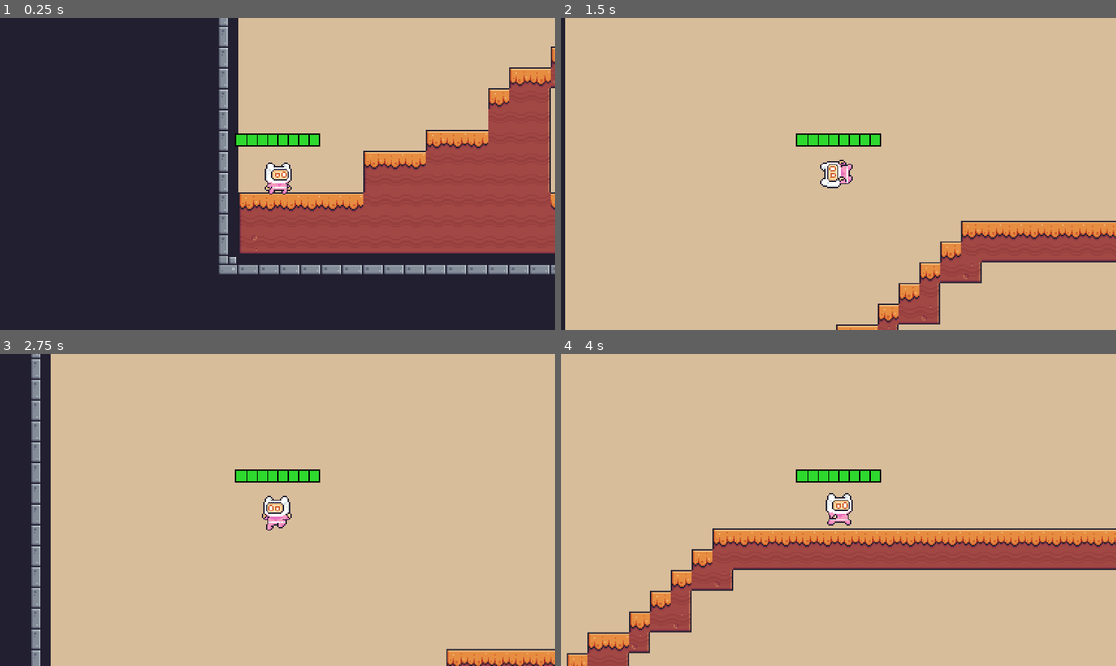
Above: before the commit, frames 1-4 (two rows, left to right).
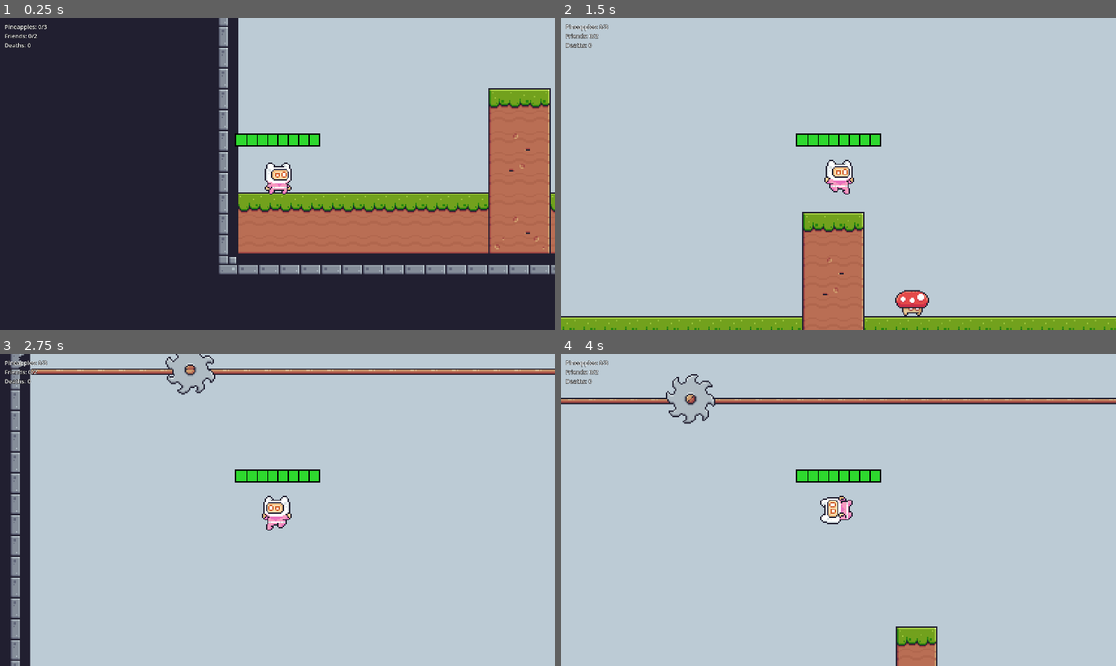
Above: after the commit, the same moments.

Repository: higginscameron/CSCI-4350-Project
Game: Godot game, scene res://scenes/level_1.tscn
Same seed, same stepped clock (60 frames per second), same inputs: the game is played once before the commit and once after it. Before the commit the project starts from res://scenes/level_2.tscn. Sound files missing from this copy of the repository are replaced by a short silence.
Inputs:
- Up to frame 1 (0.25 s): no input
- Up to frame 2 (1.5 s): hold D (move_right) from 0.53 s (still down); tap Space (jump) at 0.6, 0.77, 1.07, 1.35 s
- Up to frame 3 (2.75 s): tap Space (jump) at 1.52, 1.82, 2.1 s; release D (move_right) at 2.03 s; hold A (move_left) from 2.03 s (still down)
- Up to frame 4 (4 s): release A (move_left) at 2.78 s; hold D (move_right) from 2.78 s (still down); tap Space (jump) at 2.85, 3.02, 3.32, 3.6, 3.77 s

The runs differ from the first frame. In frame 1, 41% of the frame differs, in the area x 0-100%, y 0-76%; in frame 2, 99%, in the area x 0-100%, y 0-100%; in frame 3, 95%; in frame 4, 99%.
Error before the commit: Invalid access to property or key 'playing' on a base object of type 'null instance'. (res://actors/player/player.gd:106)

Commit message:
Level switch update

Diff:
--- a/actors/player/player.gd
+++ b/actors/player/player.gd
@@ -16,13 +16,13 @@
 
 @export var current_character: String = "Pink Man"
 
-@onready var walking_sfx: AudioStreamPlayer = $WalkingSFX
-@onready var jumping_sfx: AudioStreamPlayer = $JumpingSFX
-@onready var stomp_sfx: AudioStreamPlayer = $BiteTheCurbSFX
-@onready var death_sfx: AudioStreamPlayer = $DeathSFX
-@onready var hurt_sfx: AudioStreamPlayer = $HurtSFX
-@onready var wall_slide_sfx: AudioStreamPlayer = $WallSlideSFX
-@onready var DeathTracker: Node = get_node("/root/DeathTracker")
+@onready var walking_sfx: AudioStreamPlayer = get_node_or_null("WalkingSFX") as AudioStreamPlayer
+@onready var jumping_sfx: AudioStreamPlayer = get_node_or_null("JumpingSFX") as AudioStreamPlayer
+@onready var stomp_sfx: AudioStreamPlayer = get_node_or_null("BiteTheCurbSFX") as AudioStreamPlayer
+@onready var death_sfx: AudioStreamPlayer = get_node_or_null("DeathSFX") as AudioStreamPlayer
+@onready var hurt_sfx: AudioStreamPlayer = get_node_or_null("HurtSFX") as AudioStreamPlayer
+@onready var wall_slide_sfx: AudioStreamPlayer = get_node_or_null("WallSlideSFX") as AudioStreamPlayer
+@onready var DeathTracker: Node = get_node_or_null("/root/DeathTracker")
 
 var health = 3
 var is_hit = false
@@ -60,7 +60,7 @@
 		if is_on_floor():
 			velocity.y = JUMP_VELOCITY
 			jump_count += 1
-			jumping_sfx.play()
+			_play_sfx(jumping_sfx)
 
 		elif is_touching_wall and not is_on_floor():
 			velocity.y = JUMP_VELOCITY
@@ -70,12 +70,12 @@
 
 			jump_count = 0
 			_play("wall_jump")
-			jumping_sfx.play()
+			_play_sfx(jumping_sfx)
 
 		elif jump_count < MAX_JUMPS:
 			velocity.y = JUMP_VELOCITY
 			jump_count += 1
-			jumping_sfx.play()
+			_play_sfx(jumping_sfx)
 
 	var direction = Input.get_axis("move_left", "move_right")
 
@@ -100,11 +100,9 @@
 	)
 
 	if is_running:
-		if not walking_sfx.playing:
-			walking_sfx.play()
-	else:
-		if walking_sfx.playing:
-			walking_sfx.stop()
+		_play_sfx(walking_sfx)
+	else:
+		_stop_sfx(walking_sfx)
 
 
 func _update_wall_slide_sound() -> void:
@@ -115,11 +113,25 @@
 	)
 
 	if should_play:
-		if not wall_slide_sfx.playing:
-			wall_slide_sfx.play()
-	else:
-		if wall_slide_sfx.playing:
-			wall_slide_sfx.stop()
+		_play_sfx(wall_slide_sfx)
+	else:
+		_stop_sfx(wall_slide_sfx)
+
+
+func _play_sfx(sfx: AudioStreamPlayer) -> void:
+	if sfx == null:
+		return
+
+	if not sfx.playing:
+		sfx.play()
+
+
+func _stop_sfx(sfx: AudioStreamPlayer) -> void:
+	if sfx == null:
+		return
+
+	if sfx.playing:
+		sfx.stop()
 
 
 func _update_animation(direction: float) -> void:
@@ -173,14 +185,12 @@
 		return
 
 	is_hit = true
-	walking_sfx.stop()
-	wall_slide_sfx.stop()
+	_stop_sfx(walking_sfx)
+	_stop_sfx(wall_slide_sfx)
 
 	# Restart the hurt sound cleanly if the player is hit again quickly.
-	if hurt_sfx.playing:
-		hurt_sfx.stop()
-
-	hurt_sfx.play()
+	_stop_sfx(hurt_sfx)
+	_play_sfx(hurt_sfx)
 	$AnimatedSprite2D.play("hit")
 
 
@@ -196,10 +206,8 @@
 
 
 func play_stomp_sound() -> void:
-	if stomp_sfx.playing:
-		stomp_sfx.stop()
-
-	stomp_sfx.play()
+	_stop_sfx(stomp_sfx)
+	_play_sfx(stomp_sfx)
 
 
 func die() -> void:
@@ -207,7 +215,7 @@
 		return
 
 	is_dying = true
-	death_sfx.play()
+	_play_sfx(death_sfx)
 	$AnimatedSprite2D.play("hit")
 	velocity = Vector2.ZERO
 	set_physics_process(false)
@@ -247,7 +255,7 @@
 	await get_tree().create_timer(0.2).timeout
 
 	# Let the death sound finish before reloading.
-	if death_sfx.playing:
+	if death_sfx != null and death_sfx.playing:
 		await death_sfx.finished
 
 	get_tree().reload_current_scene()
--- a/actors/player/player.tscn
+++ b/actors/player/player.tscn
@@ -7,7 +7,6 @@
 
 [node name="Player" type="CharacterBody2D" unique_id=1667047706]
 collision_layer = 4
-collision_mask = 1
 script = ExtResource("1_nvxhs")
 
 [node name="AnimatedSprite2D" type="AnimatedSprite2D" parent="." unique_id=2079899923]
--- a/project.godot
+++ b/project.godot
@@ -11,7 +11,7 @@
 [application]
 
 config/name="Pixel Pals"
-run/main_scene="uid://bnpshu0bh76wm"
+run/main_scene="uid://bb52b1u554sb7"
 config/features=PackedStringArray("4.6", "Forward Plus")
 config/icon="res://icon.svg"
 
--- a/scenes/level_complete.gd
+++ b/scenes/level_complete.gd
@@ -1,4 +1,6 @@
 extends CanvasLayer
+
+@onready var DeathTracker: Node = get_node("/root/DeathTracker")
 
 func _ready() -> void:
 	process_mode = Node.PROCESS_MODE_ALWAYS
@@ -35,6 +37,12 @@
 	title.horizontal_alignment = HORIZONTAL_ALIGNMENT_CENTER
 	vbox.add_child(title)
 
+	var subtitle = Label.new()
+	subtitle.text = "Loading Level 2..."
+	subtitle.horizontal_alignment = HORIZONTAL_ALIGNMENT_CENTER
+	subtitle.modulate = Color(1, 1, 1, 0.8)
+	vbox.add_child(subtitle)
+
 	var restart_button = Button.new()
 	restart_button.text = "Restart"
 	restart_button.pressed.connect(_on_restart_pressed)
@@ -45,6 +53,9 @@
 	menu_button.pressed.connect(_on_menu_pressed)
 	vbox.add_child(menu_button)
 
+	var transition_timer = get_tree().create_timer(1.2)
+	transition_timer.timeout.connect(_on_next_level_pressed)
+
 
 func _on_restart_pressed() -> void:
 	DeathTracker.reset()
@@ -53,6 +64,13 @@
 	queue_free()
 
 
+func _on_next_level_pressed() -> void:
+	DeathTracker.reset()
+	get_tree().paused = false
+	get_tree().change_scene_to_file("res://scenes/level_2.tscn")
+	queue_free()
+
+
 func _on_menu_pressed() -> void:
 	get_tree().paused = false
 	get_tree().change_scene_to_file("res://scenes/main_menu_test.tscn")
